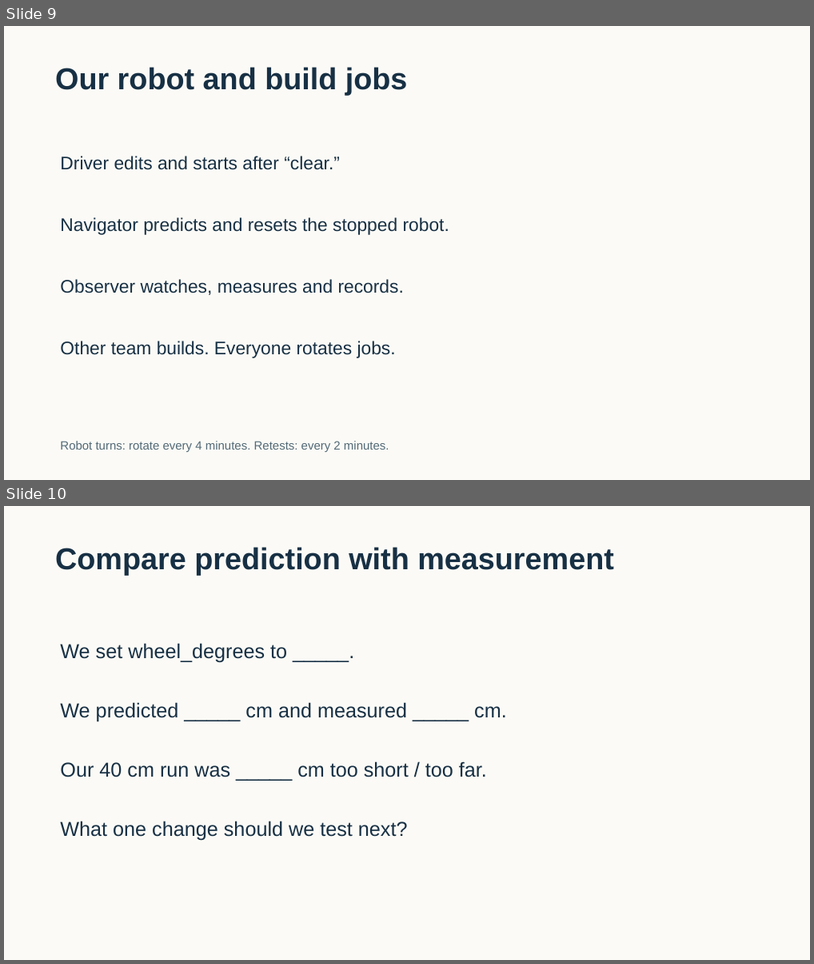
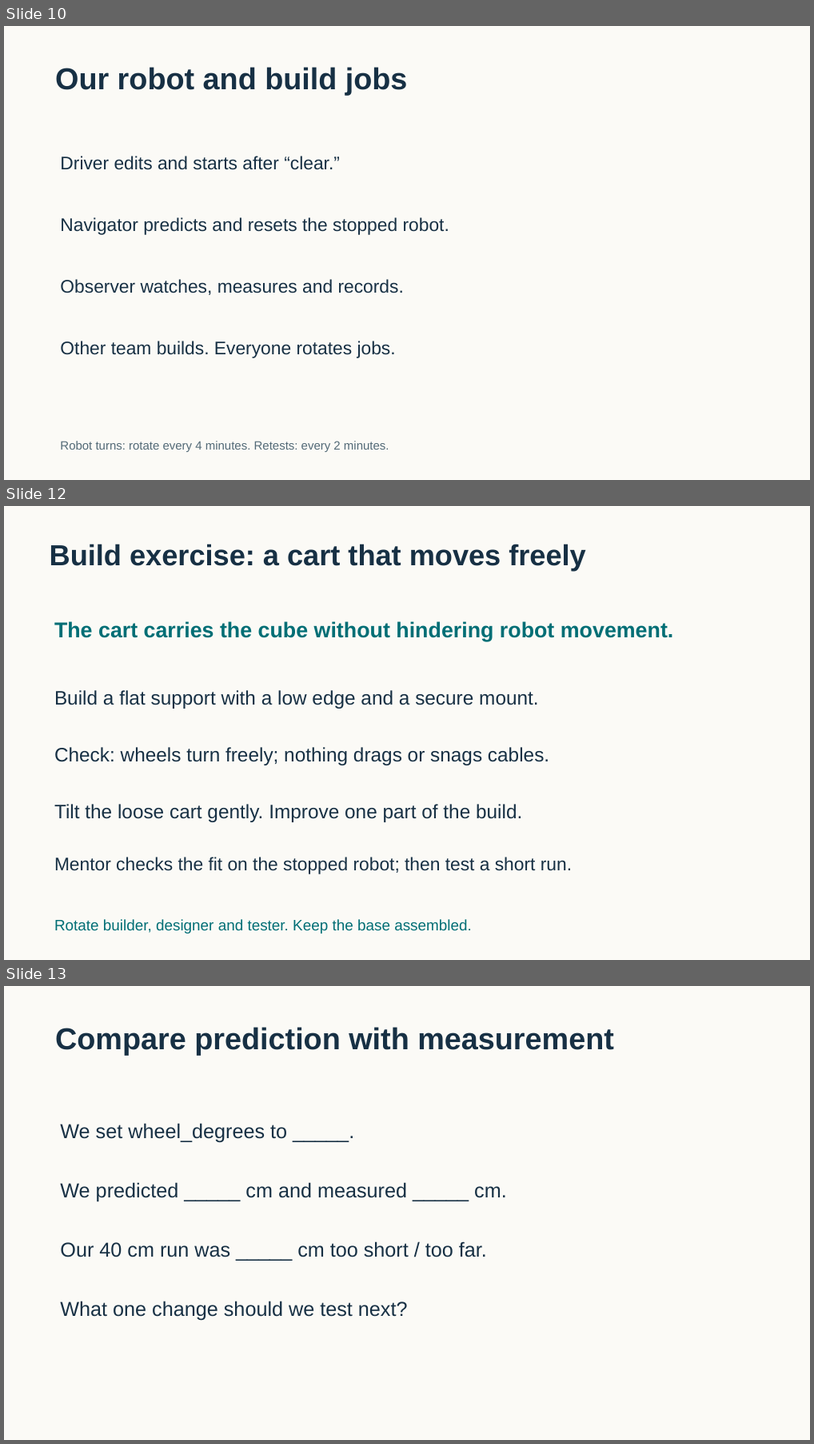
Before and after one commit to FRC999/YMCA-SPIKE-education, a slide deck: 03_Presentations/W02_delivery.pptx. Shown one above the other, each under a label of ours: slides 9 and 10 before the commit, slides 10, 12 and 13 after it; the slides between them are not shown. The pictures are 814x964 and 814x1444 pixels, drawn with LibreOffice and Linux fonts; fonts in the diff are those of the drawing. Boxes give left, top, right and bottom in pixels: in the first picture for what was removed or moved away, otherwise in the second. Text is boxed around its words. In the diff, an @@ line names an element or a change of style, - is before the commit and + after.

Commit message:
Refine Week 2 lessons and add combined cart parking challenge

```diff
--- a/03_Presentations/W02_delivery.pptx
+++ b/03_Presentations/W02_delivery.pptx
@@ slide 12 added at <box>4,506,810,960</box>, background #FBFAF6 @@
@@ text added at <box>50,544,586,570</box>, 34.5 pt, text #173044, bold @@
+Build exercise: a cart that moves freely
@@ text added at <box>54,621,674,641</box>, 25.5 pt, text #006E75, bold @@
+The cart carries the cube without hindering robot movement.
@@ text added at <box>54,690,538,708</box>, 23.2 pt, text #173044 @@
+Build a flat support with a low edge and a secure mount.
@@ text added at <box>54,747,550,765</box>, 23.2 pt, text #173044 @@
+Check: wheels turn freely; nothing drags or snags cables.
@@ text added at <box>54,804,522,822</box>, 23.2 pt, text #173044 @@
+Tilt the loose cart gently. Improve one part of the build.
@@ text added at <box>54,856,572,874</box>, 21.8 pt, text #173044 @@
+Mentor checks the fit on the stopped robot; then test a short run.
@@ text added at <box>54,919,472,933</box>, 18 pt, text #006E75 @@
+Rotate builder, designer and tester. Keep the base assembled.
@@ what was slide 9 is now slide 10 @@
@@ what was slide 10 is now slide 13 @@
```
Also in this commit, not shown: 5 slides changed, 3 other slides added, 18 other files.
